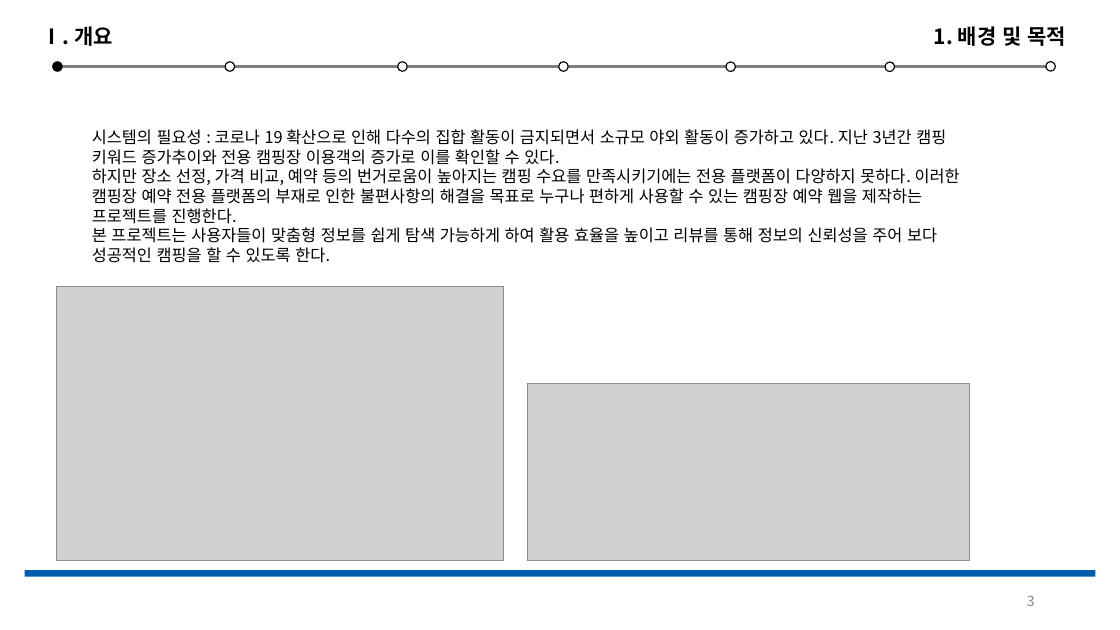
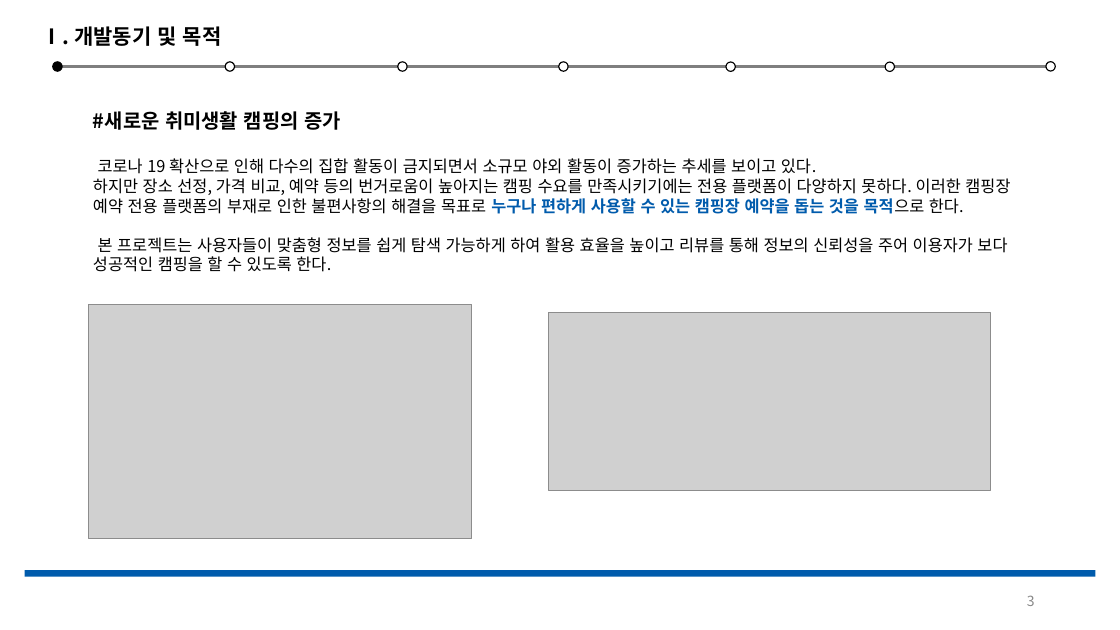
Before and after one commit to Jeeseob/SoftwareEngineering, a slide deck: slide 3 of 소공.pptx. Drawn at 1120x630 pixels with LibreOffice and Linux fonts; fonts in the diff are those of the drawing; grey boxes stand for pictures. Boxes give left, top, right and bottom in pixels: in the first picture for what was removed or moved away, otherwise in the second. Text is boxed around its words. In the diff, an @@ line names an element or a change of style, - is before the commit and + after.

```diff
--- a/소공.pptx
+++ b/소공.pptx
@@ text at [42,26,222,46]: text changed @@
-Ⅰ. 개요
+Ⅰ. 개발동기 및 목적
@@ text removed at [934,26,1067,46] @@
-1. 배경 및 목적
@@ text at [93,111,1010,272]: text changed @@
-시스템의 필요성 : 코로나 19 확산으로 인해 다수의 집합 활동이 금지되면서 소규모 야외 활동이 증가하고 있다. 지난 3년간 캠핑 키워드 증가추이와 전용 캠핑장 이용객의 증가로 이를 확인할 수 있다.
-하지만 장소 선정, 가격 비교, 예약 등의 번거로움이 높아지는 캠핑 수요를 만족시키기에는 전용 플랫폼이 다양하지 못하다. 이러한 캠핑장 예약 전용 플랫폼의 부재로 인한 불편사항의 해결을 목표로 누구나 편하게 사용할 수 있는 캠핑장 예약 웹을 제작하는 프로젝트를 진행한다.
-본 프로젝트는 사용자들이 맞춤형 정보를 쉽게 탐색 가능하게 하여 활용 효율을 높이고 리뷰를 통해 정보의 신뢰성을 주어 보다 성공적인 캠핑을 할 수 있도록 한다.
+#새로운 취미생활 캠핑의 증가
+코로나 19 확산으로 인해 다수의 집합 활동이 금지되면서 소규모 야외 활동이 증가하는 추세를 보이고 있다.
+하지만 장소 선정, 가격 비교, 예약 등의 번거로움이 높아지는 캠핑 수요를 만족시키기에는 전용 플랫폼이 다양하지 못하다. 이러한 캠핑장 예약 전용 플랫폼의 부재로 인한 불편사항의 해결을 목표로 누구나 편하게 사용할 수 있는 캠핑장 예약을 돕는 것을 목적으로 한다.
+본 프로젝트는 사용자들이 맞춤형 정보를 쉽게 탐색 가능하게 하여 활용 효율을 높이고 리뷰를 통해 정보의 신뢰성을 주어 이용자가 보다 성공적인 캠핑을 할 수 있도록 한다.
@@ picture: place and size @@
-picture at [57,287,504,561]
+picture at [89,304,472,539]
@@ picture: place and size @@
-picture at [528,383,970,560]
+picture at [549,313,991,490]
```
Also in this commit, not shown: 19 other slides changed, 1 slide added, 2 slides removed.
